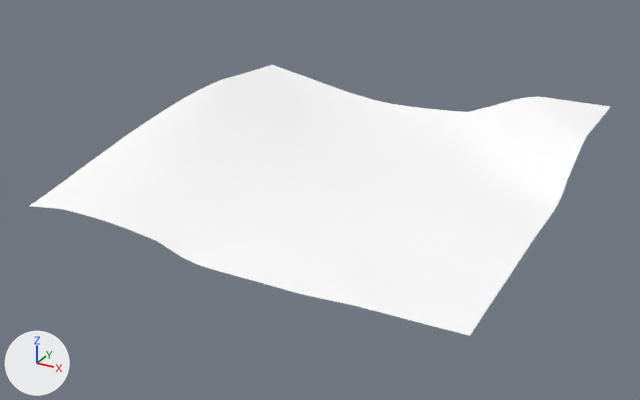
Before and after pictures for a commit that changed the glTF model games/yorimichi/assets/belmonte/meshes/SM_BM_BT_Terrain_1_3.glb.
Before and after are seen from a 50 mm camera at (-412.0, -147.0, 205.0) aimed at (-648.0, 280.0, -9.0). Arrows for +X, +Y and +Z are at lower left; the lights stay in place. The picture after the commit comes second.

In view in the first picture: 'SM_BM_BT_Terrain_1_3'.
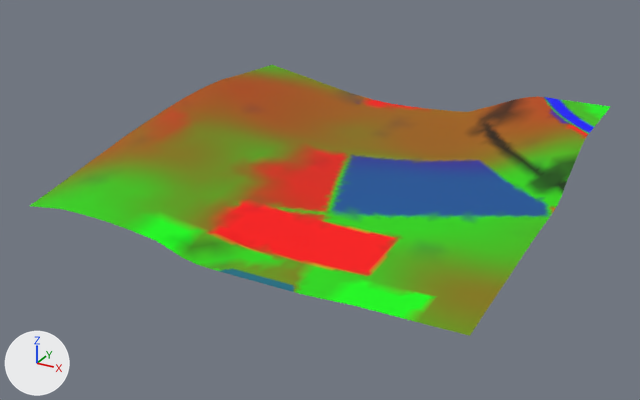
Edits to the bpy script that builds the scene:
```text
Change me_sm_bt_terrain_1_3:
    where me_sm_bt_terrain_1_3.from_pydata(...)  # 2191 vertices, 4220 faces; spans x -768.0..-512.0, y 168.0..424.0, z -3.0..30.0
    used by ob_sm_bm_bt_terrain_1_3; location = (0.0, 0.0, 0.0)
    me_sm_bt_terrain_1_3 part 1: 1423 faces centred in x -766.0..-513.0, y 190.0..423.0, z -1.0..30.0 are repainted in the vertex colours; the middle colour goes from white #ffffff to brown #a94d00
    me_sm_bt_terrain_1_3 part 2: 1297 faces centred in x -766.0..-513.0, y 168.0..423.0, z -3.0..30.0 are repainted in the vertex colours; the middle colour goes from white #ffffff to green #37b300
    me_sm_bt_terrain_1_3 part 3: 821 faces centred in x -644.0..-513.0, y 168.0..423.0, z -3.0..30.0 are repainted in the vertex colours; the middle colour goes from white #ffffff to blue #11539a
    me_sm_bt_terrain_1_3 part 4: 679 faces centred in x -766.0..-513.0, y 170.0..421.0, z -3.0..30.0 are repainted in the vertex colours; the middle colour goes from white #ffffff to yellow #807b00
```

Boxes (x1, y1, x2, y2) around the edits, measured in the pictures (640 x 400 px):
part 1 of me_sm_bt_terrain_1_3, recoloured (darker): (89, 74, 588, 275) in both
part 2 of me_sm_bt_terrain_1_3, recoloured (white to green): (30, 65, 610, 331) in both
part 3 of me_sm_bt_terrain_1_3, recoloured: (223, 97, 595, 291) in both
part 4 of me_sm_bt_terrain_1_3, recoloured: (70, 68, 588, 336) in both
